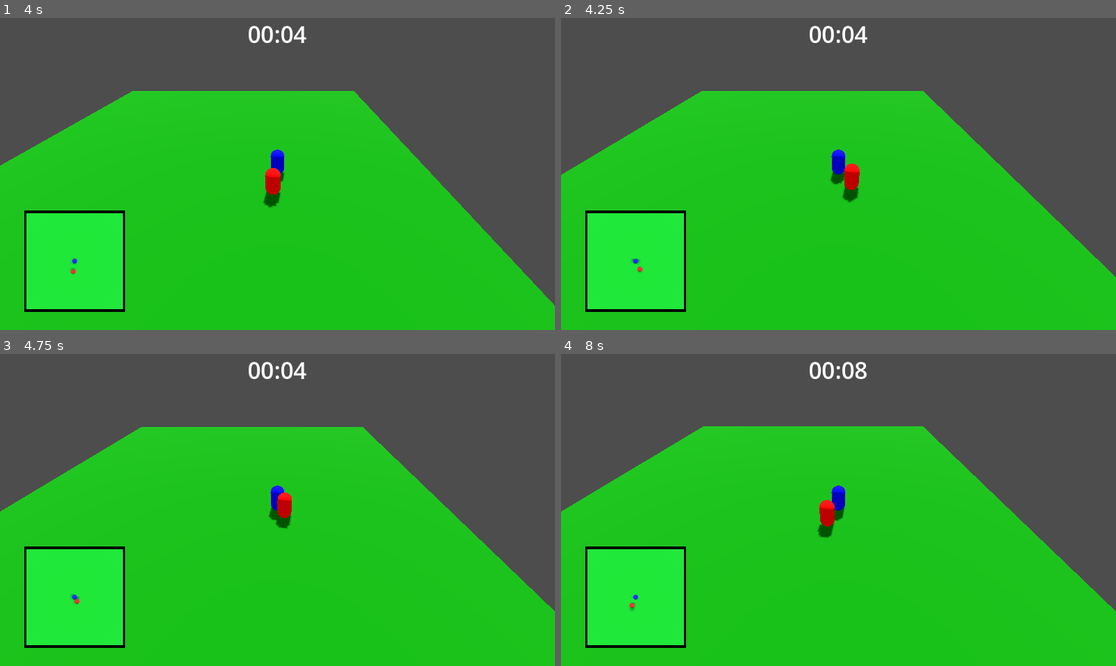
Above: before the commit, frames 1-4 (two rows, left to right).
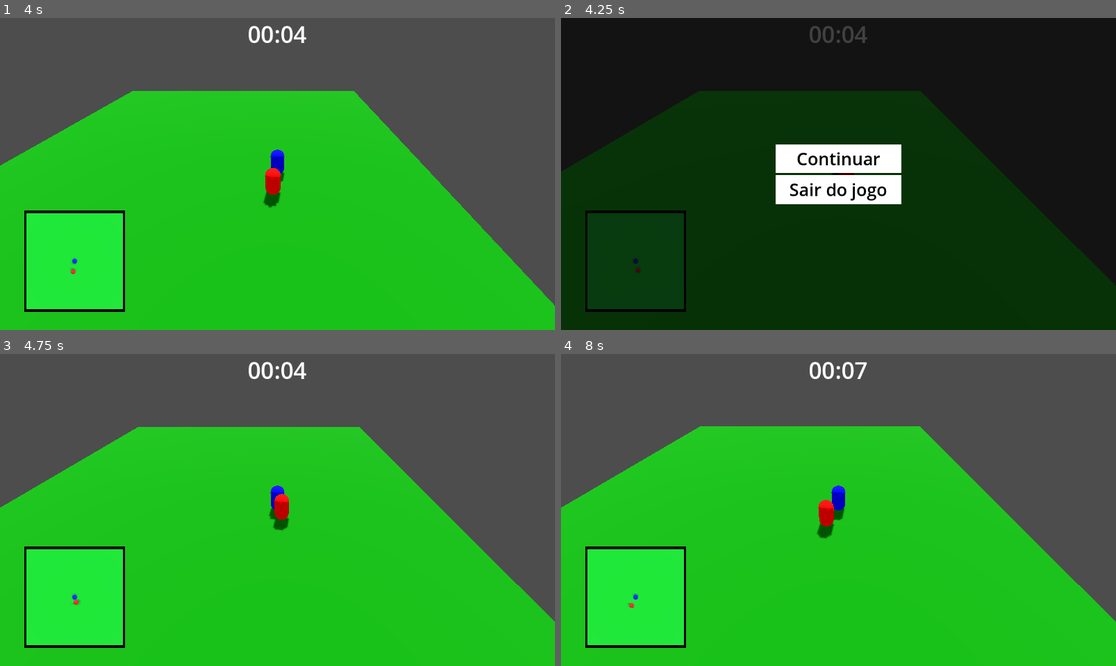
Above: after the commit, the same moments.

Repository: mugrilo18/Enemy-Escape
Game: Godot game, scene res://Scenes/main.tscn
Two runs of this game, one before a commit and one after it. Both use one fixed random seed, a clock stepped at 60 frames per second and the inputs below.
Inputs (mouse positions are in pixels of both pictures, inside the frame that each line leads up to):
- Up to frame 1 (4 s): hold Right (ui_right) 0.53-1.28 s; hold Down (ui_down) 1.28-2.03 s; hold Right (ui_right) 2.03-2.78 s; hold Up (ui_up) 2.78-3.53 s; hold Left (ui_left) from 3.53 s (still down)
- Up to frame 2 (4.25 s): keep holding Left (ui_left); tap Escape (ui_cancel) at 4.15 s
- Up to frame 3 (4.75 s): release Left (ui_left) at 4.25 s; click (277, 494) at 4.25 s, where only the run after the commit has a clickable "Continuar"
- Up to frame 4 (8 s): hold Left (ui_left) 5.03-5.78 s; hold Down (ui_down) 5.78-6.53 s; hold Right (ui_right) 6.53-7.28 s; hold Up (ui_up) from 7.28 s (still down)

Frame 1 is identical in both runs. In frame 2, 99% of the frame differs, in the area x 0-100%, y 0-100%; in frame 3, 1.2%; in frame 4, 1.2%.

Commit message:
Adição de pause durante o jogo

Diff:
--- a/Scenes/main.tscn
+++ b/Scenes/main.tscn
@@ -1,8 +1,9 @@
-[gd_scene load_steps=14 format=3 uid="uid://b3yoax8uww4ve"]
+[gd_scene load_steps=15 format=3 uid="uid://b3yoax8uww4ve"]
 
 [ext_resource type="Script" path="res://Scripts/main.gd" id="1_7dh1f"]
 [ext_resource type="PackedScene" uid="uid://flmdbkvo4lrg" path="res://Scenes/player.tscn" id="1_b0qvk"]
 [ext_resource type="PackedScene" uid="uid://bqfhr4f5nuqpx" path="res://Scenes/enemy.tscn" id="2_mjd0i"]
+[ext_resource type="PackedScene" uid="uid://1yhxgw02x0du" path="res://Scenes/pause_menu.tscn" id="4_1w0gm"]
 [ext_resource type="PackedScene" uid="uid://wqrhgci0la0i" path="res://Scenes/timer.tscn" id="4_e8b73"]
 [ext_resource type="PackedScene" uid="uid://cal8rnbl0gk4e" path="res://Scenes/mini_map.tscn" id="5_7v10w"]
 
@@ -52,6 +53,17 @@
 [node name="WorldEnvironment" type="WorldEnvironment" parent="Light"]
 environment = SubResource("Environment_sdd6y")
 
+[node name="UI" type="Node" parent="."]
+
+[node name="Timer" parent="UI" node_paths=PackedStringArray("enemy") instance=ExtResource("4_e8b73")]
+enemy = NodePath("../../Enemy")
+
+[node name="MiniMap" parent="UI" instance=ExtResource("5_7v10w")]
+target = NodePath("../../Player")
+
+[node name="PauseMenu" parent="UI" node_paths=PackedStringArray("player") instance=ExtResource("4_1w0gm")]
+player = NodePath("../../Player")
+
 [node name="NavigationRegion3D" type="NavigationRegion3D" parent="."]
 navigation_mesh = SubResource("NavigationMesh_o25pb")
 
@@ -74,9 +86,3 @@
 [node name="Enemy" parent="." node_paths=PackedStringArray("player") instance=ExtResource("2_mjd0i")]
 transform = Transform3D(1, 0, 0, 0, 1, 0, 0, 0, 1, 0, 1.50258, 6.22263)
 player = NodePath("../Player")
-
-[node name="Timer" parent="." node_paths=PackedStringArray("enemy") instance=ExtResource("4_e8b73")]
-enemy = NodePath("../Enemy")
-
-[node name="MiniMap" parent="." instance=ExtResource("5_7v10w")]
-target = NodePath("../Player")
--- /dev/null
+++ b/Scenes/pause_menu.tscn
@@ -0,0 +1,47 @@
+[gd_scene load_steps=3 format=3 uid="uid://1yhxgw02x0du"]
+
+[ext_resource type="Theme" uid="uid://h0p28uku3deb" path="res://Themes/button.tres" id="1_h8xq5"]
+[ext_resource type="Script" path="res://pause_menu.gd" id="1_wmiuv"]
+
+[node name="PauseMenu" type="CanvasLayer"]
+process_mode = 3
+script = ExtResource("1_wmiuv")
+
+[node name="background" type="ColorRect" parent="."]
+anchors_preset = 15
+anchor_right = 1.0
+anchor_bottom = 1.0
+grow_horizontal = 2
+grow_vertical = 2
+color = Color(0, 0, 0, 0.745098)
+
+[node name="button_holder" type="VBoxContainer" parent="."]
+anchors_preset = 8
+anchor_left = 0.5
+anchor_top = 0.5
+anchor_right = 0.5
+anchor_bottom = 0.5
+offset_left = -131.0
+offset_top = -62.5
+offset_right = 131.0
+offset_bottom = 62.5
+grow_horizontal = 2
+grow_vertical = 2
+alignment = 1
+
+[node name="resume" type="Button" parent="button_holder"]
+layout_mode = 2
+size_flags_vertical = 3
+mouse_default_cursor_shape = 2
+theme = ExtResource("1_h8xq5")
+text = "Continuar"
+
+[node name="quit" type="Button" parent="button_holder"]
+layout_mode = 2
+size_flags_vertical = 3
+mouse_default_cursor_shape = 2
+theme = ExtResource("1_h8xq5")
+text = "Sair do jogo"
+
+[connection signal="pressed" from="button_holder/resume" to="." method="_on_resume_pressed"]
+[connection signal="pressed" from="button_holder/quit" to="." method="_on_quit_pressed"]
--- a/Scripts/Player.gd
+++ b/Scripts/Player.gd
@@ -1,11 +1,9 @@
 extends CharacterBody3D
-
 
 const SPEED = 5.0
 
 # Get the gravity from the project settings to be synced with RigidBody nodes.
 var gravity = ProjectSettings.get_setting("physics/3d/default_gravity")
-
 
 func _physics_process(delta):
 	# Add the gravity.
--- /dev/null
+++ b/Themes/button.tres
@@ -0,0 +1,19 @@
+[gd_resource type="Theme" load_steps=4 format=3 uid="uid://h0p28uku3deb"]
+
+[sub_resource type="StyleBoxFlat" id="StyleBoxFlat_4qwtn"]
+bg_color = Color(0.34902, 0.635294, 0.811765, 1)
+
+[sub_resource type="StyleBoxFlat" id="StyleBoxFlat_vcrg1"]
+bg_color = Color(1, 1, 1, 1)
+
+[sub_resource type="StyleBoxFlat" id="StyleBoxFlat_b34lg"]
+bg_color = Color(0.34862, 0.635405, 0.811311, 1)
+
+[resource]
+Button/colors/font_color = Color(0, 0, 0, 1)
+Button/colors/font_hover_pressed_color = Color(0, 0, 0, 1)
+Button/colors/font_pressed_color = Color(0, 0, 0, 1)
+Button/font_sizes/font_size = 36
+Button/styles/hover = SubResource("StyleBoxFlat_4qwtn")
+Button/styles/normal = SubResource("StyleBoxFlat_vcrg1")
+Button/styles/pressed = SubResource("StyleBoxFlat_b34lg")
--- /dev/null
+++ b/pause_menu.gd
@@ -0,0 +1,19 @@
+extends CanvasLayer
+
+@export var player : CharacterBody3D
+
+func _ready():
+	visible = false
+
+func _unhandled_input(event):
+	if event.is_action_pressed("ui_cancel"):
+		Input.mouse_mode = Input.MOUSE_MODE_VISIBLE
+		visible = true
+		get_tree().paused = true
+
+func _on_resume_pressed():
+	visible = false
+	get_tree().paused = false
+
+func _on_quit_pressed():
+	get_tree().quit()
